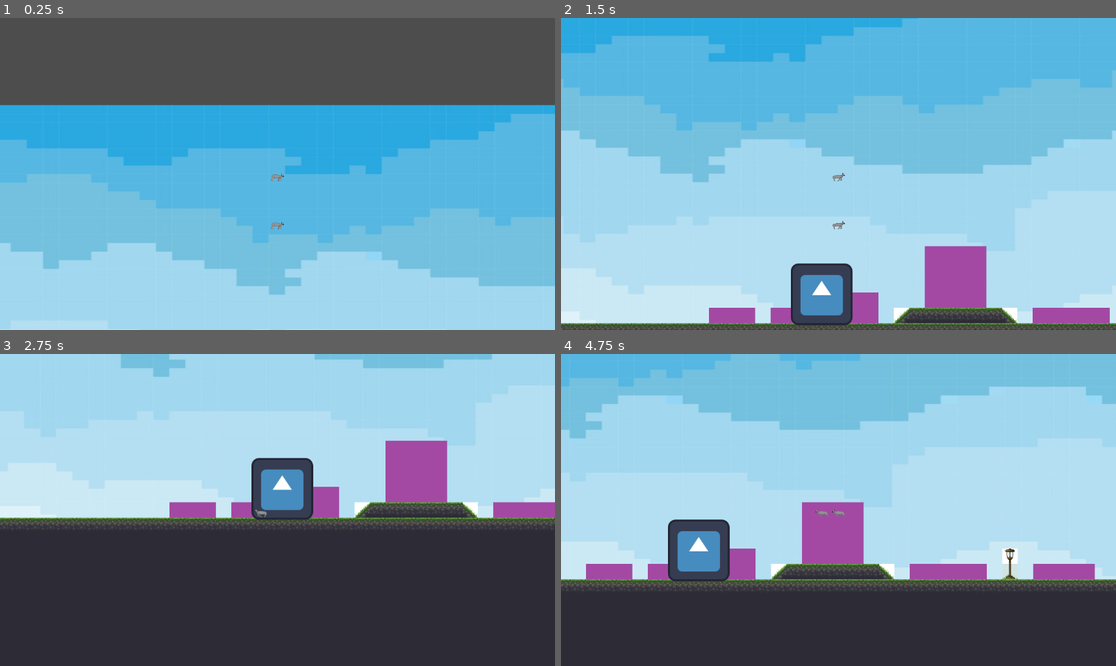
Above: before the commit, frames 1-4 (two rows, left to right).
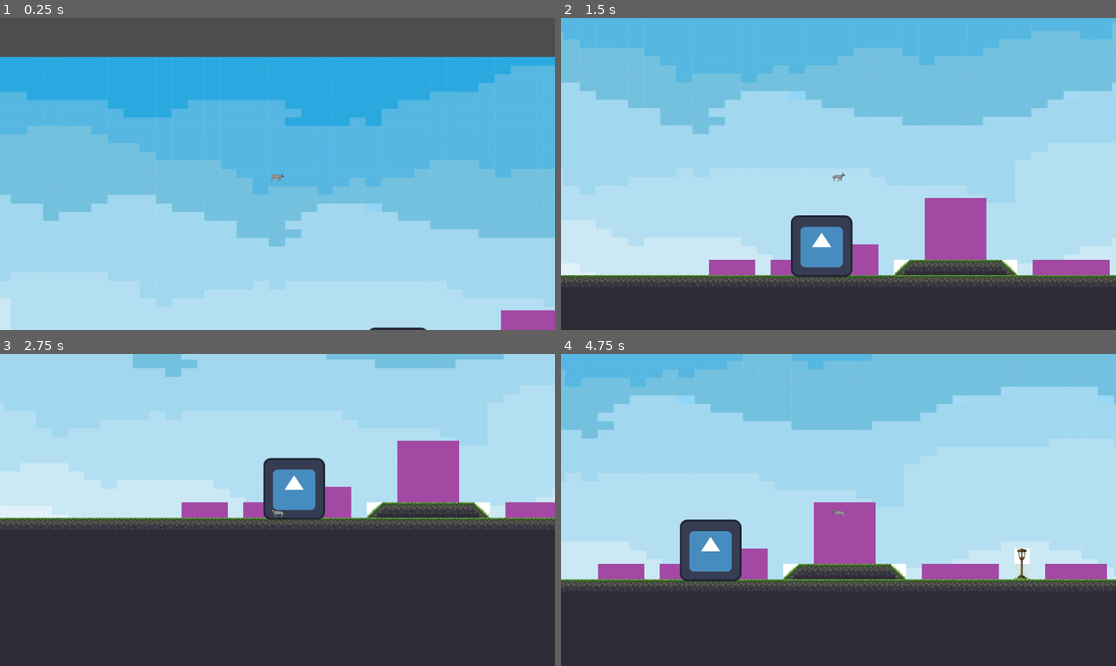
Above: after the commit, the same moments.

Repository: kriskros341/HackYeah_Dezinformatyka
Game: Godot game, scene res://main.tscn
Same seed, same stepped clock (60 frames per second), same inputs: the game is played once before the commit and once after it. The engine's default icon, where the game draws it, is replaced by a stand-in: a white triangle on a blue panel in a dark square.
Inputs:
- Up to frame 1 (0.25 s): no input
- Up to frame 2 (1.5 s): hold Right (ui_right) from 0.53 s (still down); tap Space (interaction) at 0.6, 1.35 s; tap W (ui_accept) at 0.77 s
- Up to frame 3 (2.75 s): tap W (ui_accept) at 1.52 s; release Right (ui_right) at 2.03 s; hold Left (ui_left) from 2.03 s (still down); tap Space (interaction) at 2.1 s
- Up to frame 4 (4.75 s): release Left (ui_left) at 2.78 s; hold Right (ui_right) 2.78-4.28 s; tap Space (interaction) at 2.85, 3.6, 4.35 s; tap W (ui_accept) at 3.02, 3.77, 4.52 s; hold Left (ui_left) from 4.28 s (still down)

The runs differ from the first frame. In frame 1, 57% of the frame differs, in the area x 0-100%, y 12-100%; in frame 2, 57%, in the area x 0-100%, y 0-100%; in frame 3, 4.6%; in frame 4, 6.3%.

Commit message:
PROSZE DZIALAJ KURWA

Diff:
--- a/Hub.tscn
+++ b/Hub.tscn
@@ -1,9 +1,8 @@
-[gd_scene load_steps=7 format=3 uid="uid://psthell3n4fc"]
+[gd_scene load_steps=6 format=3 uid="uid://da5ggd8bi6710"]
 
 [ext_resource type="Texture2D" uid="uid://cw725h5xe1kbb" path="res://scenes/blue-sky-background-in-pixel-art-style-vector.jpg" id="1_qhrfh"]
 [ext_resource type="Texture2D" uid="uid://cs4pf01jgwq6l" path="res://tilesetOpenGame.png" id="2_stxlq"]
-[ext_resource type="PackedScene" uid="uid://vej0a3bod31o" path="res://scenes/player.tscn" id="3_ivile"]
-[ext_resource type="PackedScene" uid="uid://cxka270a802a" path="res://TestSprite.tscn" id="4_84aqa"]
+[ext_resource type="PackedScene" uid="uid://cv6nsc77ufugq" path="res://TestSprite.tscn" id="4_84aqa"]
 
 [sub_resource type="TileSetAtlasSource" id="TileSetAtlasSource_f0ght"]
 resource_name = "baseTileSet"
@@ -227,7 +226,5 @@
 format = 2
 layer_0/tile_data = PackedInt32Array(1179648, 196608, 4, 1179649, 196608, 4, 1179650, 196608, 4, 1179651, 196608, 4, 11 …(20815 unchanged characters)…
 
-[node name="CharacterBody2D" parent="TileMap" instance=ExtResource("3_ivile")]
-
 [node name="Area2D" parent="." instance=ExtResource("4_84aqa")]
 position = Vector2(266, 416)
--- /dev/null
+++ b/scenes/OtherPlayerActivationArea.tscn
@@ -0,0 +1,16 @@
+[gd_scene load_steps=3 format=3 uid="uid://8bo8oxhe5ptc"]
+
+[ext_resource type="Texture2D" uid="uid://cu2fu4lb15pgb" path="res://New_Piskel7.png" id="1_jcvpy"]
+
+[sub_resource type="RectangleShape2D" id="RectangleShape2D_lxbvi"]
+size = Vector2(66, 40)
+
+[node name="OtherPlayerActivationArea" type="Area2D"]
+
+[node name="Sprite2D" type="Sprite2D" parent="."]
+texture = ExtResource("1_jcvpy")
+vframes = 5
+
+[node name="CollisionShape2D" type="CollisionShape2D" parent="."]
+position = Vector2(-1, -3)
+shape = SubResource("RectangleShape2D_lxbvi")
--- a/scenes/player.tscn
+++ b/scenes/player.tscn
@@ -5,6 +5,21 @@
 
 [sub_resource type="RectangleShape2D" id="RectangleShape2D_0eaqw"]
 size = Vector2(27, 17)
+
+[sub_resource type="Animation" id="Animation_npdhb"]
+length = 0.001
+tracks/0/type = "value"
+tracks/0/imported = false
+tracks/0/enabled = true
+tracks/0/path = NodePath("Sprite2D:frame")
+tracks/0/interp = 1
+tracks/0/loop_wrap = true
+tracks/0/keys = {
+"times": PackedFloat32Array(0),
+"transitions": PackedFloat32Array(1),
+"update": 1,
+"values": [0]
+}
 
 [sub_resource type="Animation" id="Animation_f273o"]
 resource_name = "run"
@@ -21,21 +36,6 @@
 "transitions": PackedFloat32Array(1, 1, 1, 1, 1),
 "update": 1,
 "values": [0, 0, 1, 2, 3]
-}
-
-[sub_resource type="Animation" id="Animation_npdhb"]
-length = 0.001
-tracks/0/type = "value"
-tracks/0/imported = false
-tracks/0/enabled = true
-tracks/0/path = NodePath("Sprite2D:frame")
-tracks/0/interp = 1
-tracks/0/loop_wrap = true
-tracks/0/keys = {
-"times": PackedFloat32Array(0),
-"transitions": PackedFloat32Array(1),
-"update": 1,
-"values": [0]
 }
 
 [sub_resource type="AnimationLibrary" id="AnimationLibrary_tmgpu"]
Not shown: 1 places in TestSprite.tscn that only renumber resources
